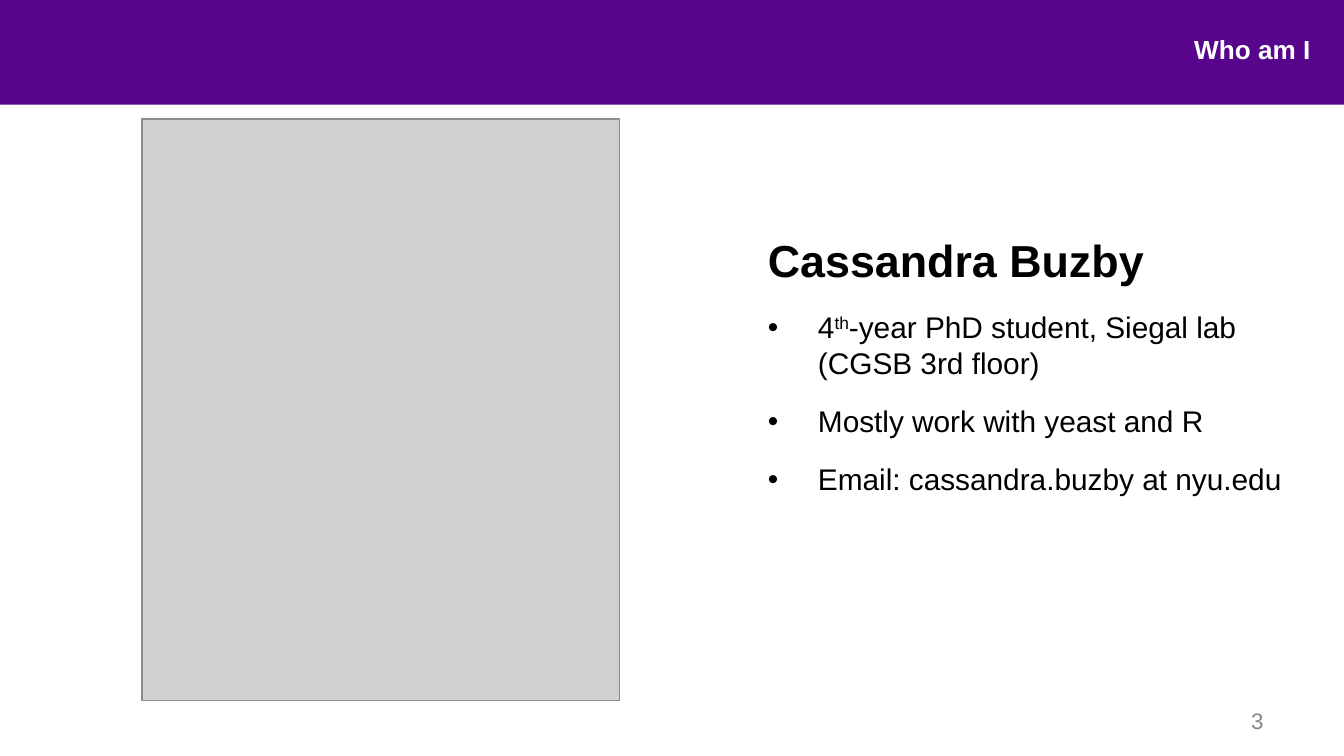
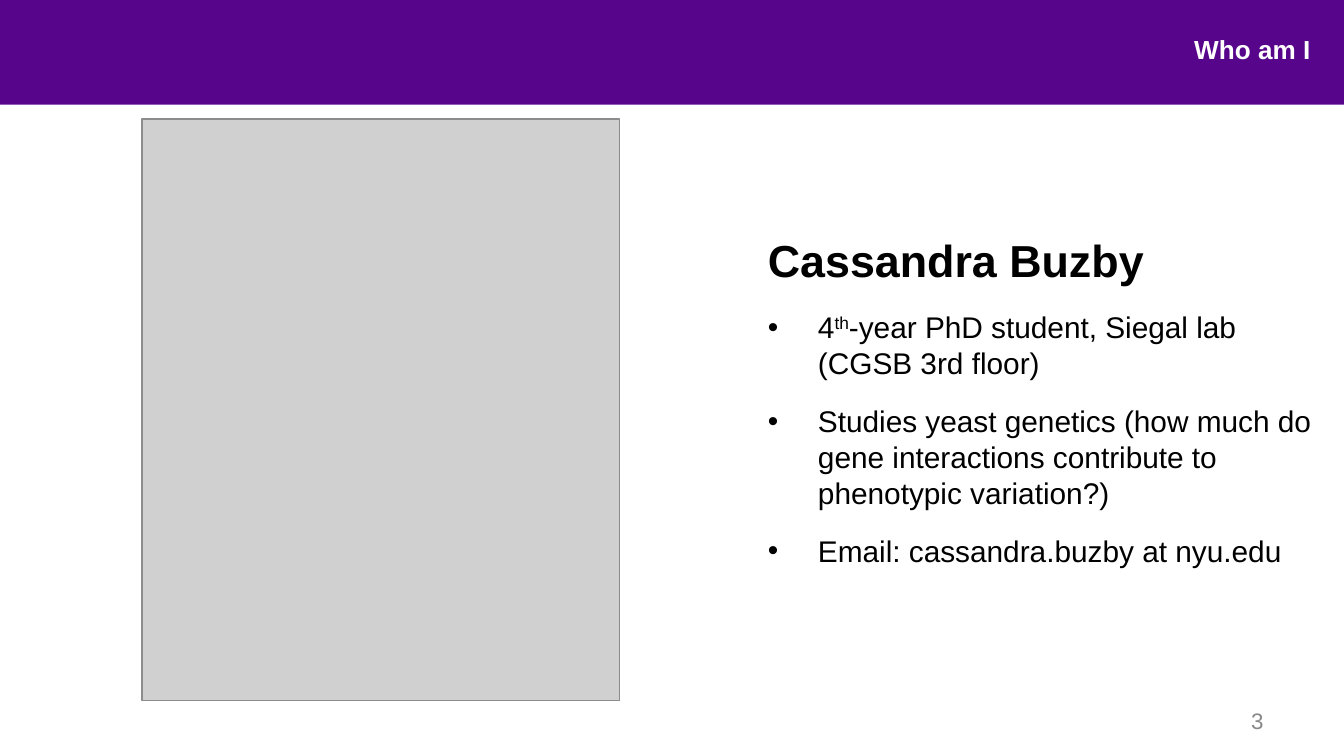
Before and after one commit to nyusurp/nyusurp.github.io, a slide deck: slide 3 of slide/session_1_environment.ppt. Drawn at 1344x756 pixels with LibreOffice and Linux fonts; fonts in the diff are those of the drawing; grey boxes stand for pictures; background and template pictures are left out. Boxes give left, top, right and bottom in pixels: in the first picture for what was removed or moved away, otherwise in the second. Text is boxed around its words. In the diff, an @@ line names an element or a change of style, - is before the commit and + after.

```diff
--- a/slide/session_1_environment.ppt
+++ b/slide/session_1_environment.ppt
@@ text at (x1=818, y1=410, x2=1311, y2=509): text changed @@
-• Mostly work with yeast and R
+• Studies yeast genetics (how much do gene interactions contribute to phenotypic variation?)
```
Also in this commit, not shown: 1 other slide changed, 6 other files.
